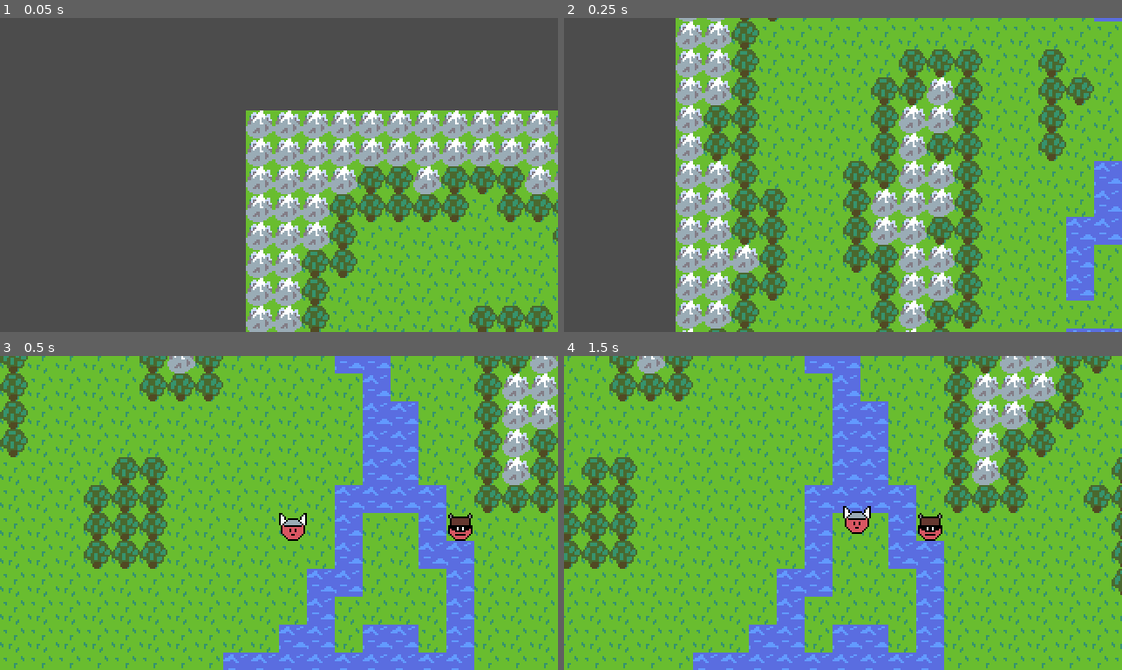
Above: before the commit, frames 1-4 (two rows, left to right).
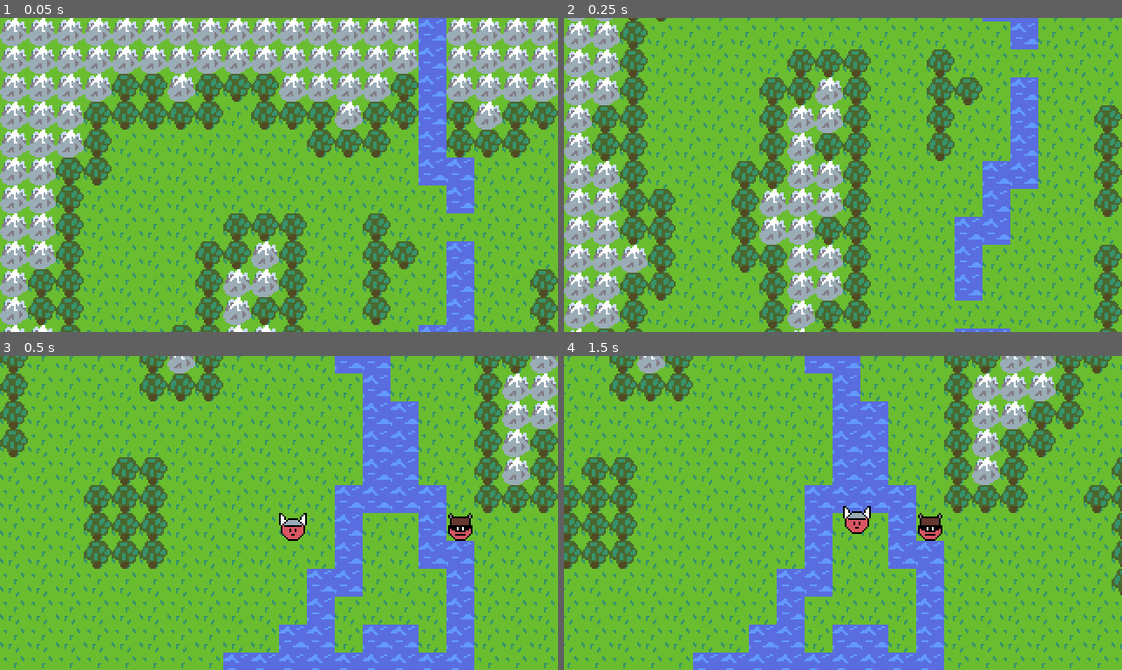
Above: after the commit, the same moments.

Repository: AaronWizard/LegendsOfMajesticSteel
Game: Godot game, scene res://src/Game.tscn
The game is run twice, just before and just after one commit, with the same random seed, the same clock (stepped at 60 frames per second) and the same inputs.
Inputs (mouse positions are in pixels of both pictures, inside the frame that each line leads up to):
- Up to frame 1 (0.05 s): no input
- Up to frame 2 (0.25 s): no input
- Up to frame 3 (0.5 s): no input
- Up to frame 4 (1.5 s): move the mouse to (965, 497) at 0.52 s; press the mouse at (965, 497) at 0.53 s; move the mouse to (731, 528) at 1.27 s; release the mouse at (731, 528) at 1.28 s; click (731, 528) at 1.35 s

The runs differ from the first frame. In frame 1, 87% of the frame differs, in the area x 0-100%, y 0-100%; in frame 2, 61%; in frame 3, nothing differs; in frame 4, nothing differs.

Commit message:
Camera bounds

Diff:
--- a/src/Game.gd
+++ b/src/Game.gd
@@ -24,5 +24,8 @@
 
 
 func load_map(map_file: PackedScene) -> void:
-	var test := map_file.instance()
+	var test: Map = map_file.instance()
+	assert(test != null)
 	_map_container.add_child(test)
+
+	_camera.set_bounds(test.get_pixel_rect())
--- a/src/GameCamera.gd
+++ b/src/GameCamera.gd
@@ -5,6 +5,14 @@
 const MAX_TIME = 0.5
 
 onready var tween: Tween = get_node("Tween")
+
+
+func set_bounds(rect: Rect2) -> void:
+	self.limit_left = rect.position.x
+	self.limit_top = rect.position.y
+
+	self.limit_right = rect.end.x
+	self.limit_bottom = rect.end.y
 
 
 func follow_actor(actor: Actor) -> void:
--- a/src/GameCamera.tscn
+++ b/src/GameCamera.tscn
@@ -4,6 +4,12 @@
 
 [node name="GameCamera" type="Camera2D"]
 current = true
+limit_left = 0
+limit_top = 0
+drag_margin_left = 0.0
+drag_margin_top = 0.0
+drag_margin_right = 0.0
+drag_margin_bottom = 0.0
 script = ExtResource( 1 )
 
 [node name="Tween" type="Tween" parent="."]
--- a/src/maps/Map.gd
+++ b/src/maps/Map.gd
@@ -2,6 +2,13 @@
 extends Node
 
 onready var _ground: TileMap = get_node("Ground")
+
+
+func get_pixel_rect() -> Rect2:
+	var rect := _ground.get_used_rect()
+	var rectpos := Vector2(rect.position * _ground.cell_size)
+	var rectsize := Vector2(rect.size * _ground.cell_size)
+	return Rect2(rectpos, rectsize)
 
 
 func get_actors() -> Array:
